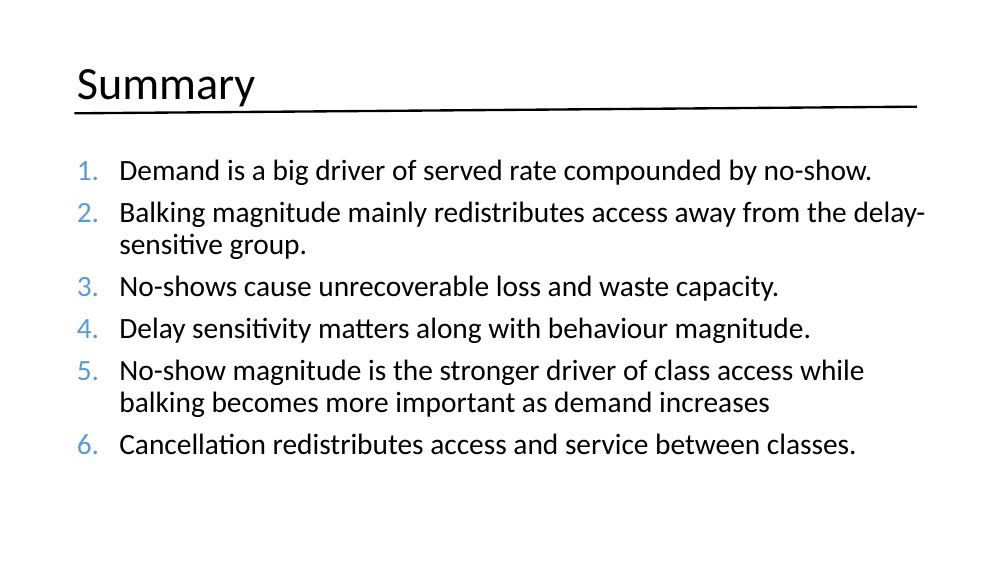
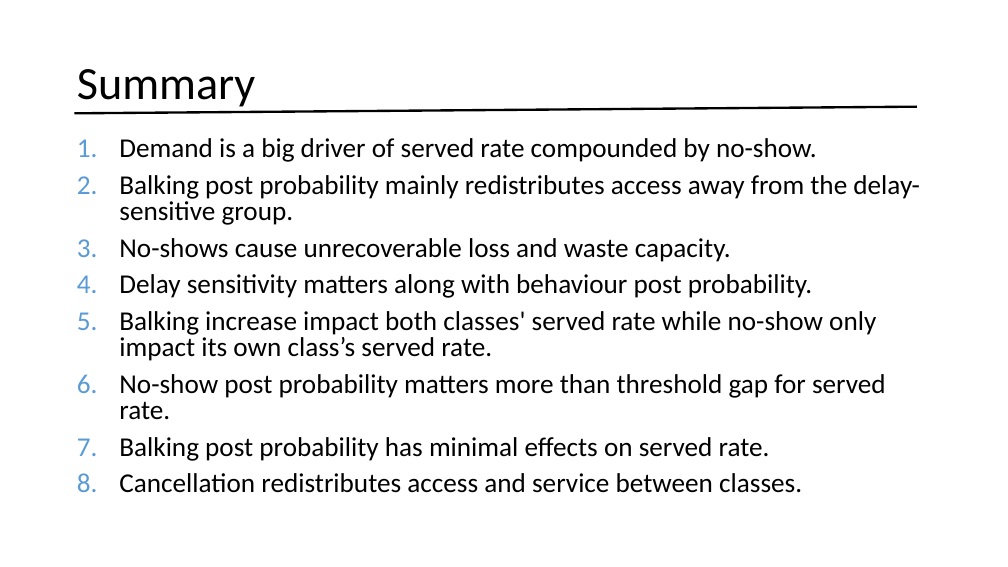
Before and after one commit to YcartXin/CUIMC-Appointment-Simulation, a slide deck: slide 14 of presentation/FCFS Presentation.pptx (slide 11 before the commit). Drawn at 1008x567 pixels with LibreOffice and Linux fonts; fonts in the diff are those of the drawing. Boxes give left, top, right and bottom in pixels: in the first picture for what was removed or moved away, otherwise in the second. Text is boxed around its words. In the diff, an @@ line names an element or a change of style, - is before the commit and + after.

Commit message:
presentation updates

```diff
--- a/presentation/FCFS Presentation.pptx
+++ b/presentation/FCFS Presentation.pptx
@@ text "Demand is a big driver ...": place and size @@
-text "Demand is a big driver ..." at [119, 159, 926, 455]
+text "Demand is a big driver ..." at [119, 138, 920, 493]
@@ text at [119, 138, 817, 493]: size 28 to 25.9 pt in "Demand is a big driver of served ...", "No-shows cause unrecoverable loss and waste capacity.", "Cancellation redistributes access and service between classe ..."; line spacing 0.9 to 0.8 @@
@@ text at [119, 175, 920, 225]: text changed; size 28 to 25.9 pt @@
-2. Balking magnitude mainly redistributes access away from the delay-sensitive group.
+2. Balking post probability mainly redistributes access away from the delay-sensitive group.
@@ text at [119, 274, 886, 461]: text changed; size 28 to 25.9 pt @@
-4. Delay sensitivity matters along with behaviour magnitude.
-5. No-show magnitude is the stronger driver of class access while balking becomes more important as demand increases
+4. Delay sensitivity matters along with behaviour post probability.
+5. Balking increase impact both classes' served rate while no-show only impact its own class’s served rate.
+6. No-show post probability matters more than threshold gap for served rate.
+7. Balking post probability has minimal effects on served rate.
```
Also in this commit, not shown: 10 other slides changed, 5 slides added, 1 slide removed, 19 other files.
